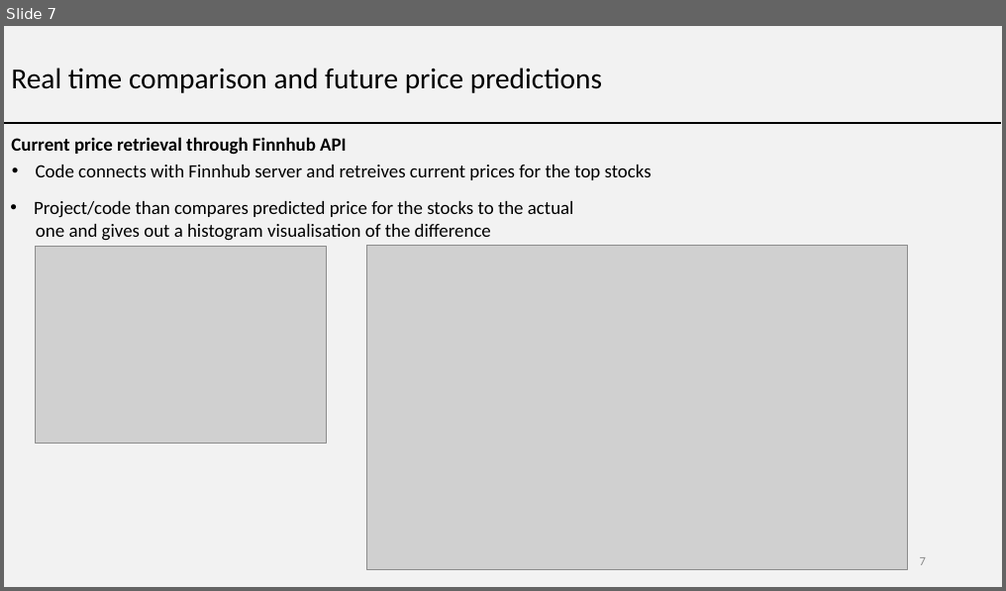
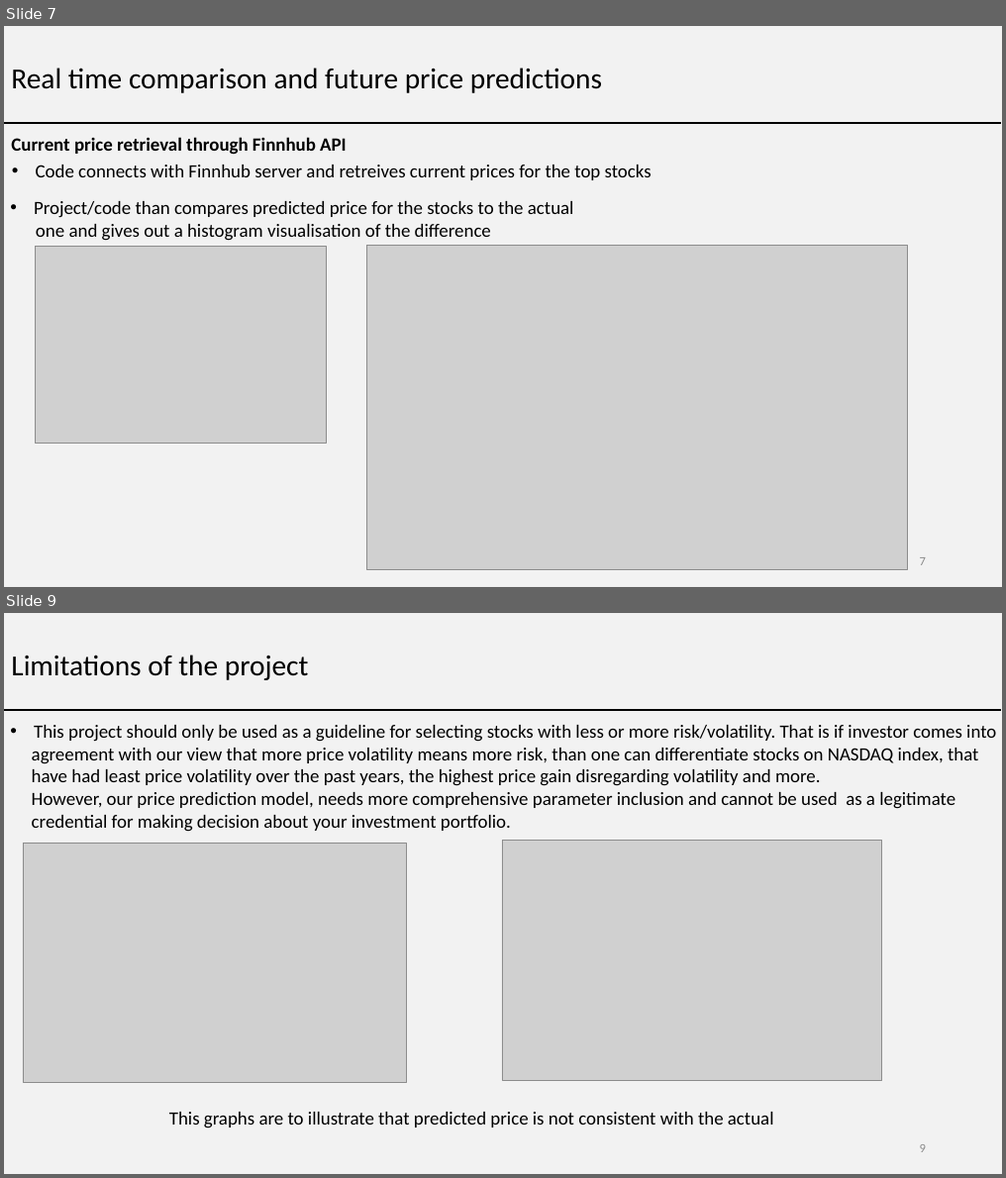
Before and after one commit to LevanGetia/Project-1, a slide deck: Project1 - stocks analysis PPT.pptx. Shown one above the other, each under a label of ours: slide 7 before the commit, slides 7 and 9 after it; the slides between them are not shown. The pictures are 1006x591 and 1006x1178 pixels, drawn with LibreOffice and Linux fonts; fonts in the diff are those of the drawing; grey boxes stand for pictures. Boxes give left, top, right and bottom in pixels: in the first picture for what was removed or moved away, otherwise in the second. Text is boxed around its words. In the diff, an @@ line names an element or a change of style, - is before the commit and + after.

```diff
--- a/Project1 - stocks analysis PPT.pptx
+++ b/Project1 - stocks analysis PPT.pptx
@@ slide 9 added at (4, 613, 1002, 1174), background #F2F2F2 @@
@@ text added at (11, 655, 309, 680), 28 pt, text #000000 @@
+Limitations of the project
@@ line added from (4, 710) to (1001, 710), #000000 2.5 pt @@
@@ text added at (32, 725, 996, 832), 18 pt, text #000000 @@
+• This project should only be used as a guideline for selecting stocks with less or more risk/volatility. That is if investor comes into
+agreement with our view that more price volatility means more risk, than one can differentiate stocks on NASDAQ index, that
+have had least price volatility over the past years, the highest price gain disregarding volatility and more.
+However, our price prediction model, needs more comprehensive parameter inclusion and cannot be used as a legitimate
+credential for making decision about your investment portfolio.
@@ picture added at (23, 843, 407, 1083) @@
@@ picture added at (502, 841, 881, 1081) @@
@@ text added at (169, 1112, 774, 1129), 18 pt, text #000000 @@
+This graphs are to illustrate that predicted price is not consistent with the actual
@@ page number added at (920, 1145, 926, 1153), 12 pt, text #8C8C8C @@
+9
```
Also in this commit, not shown: 4 slides changed, 1 other slide added, 1 other file.
